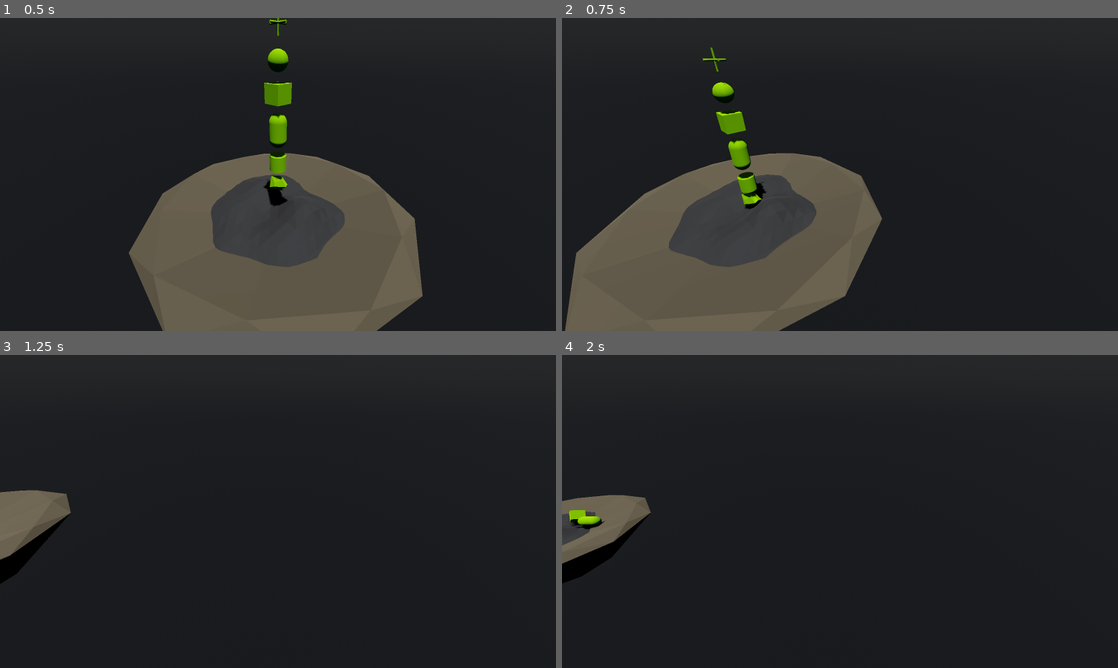
Above: before the commit, frames 1-4 (two rows, left to right).
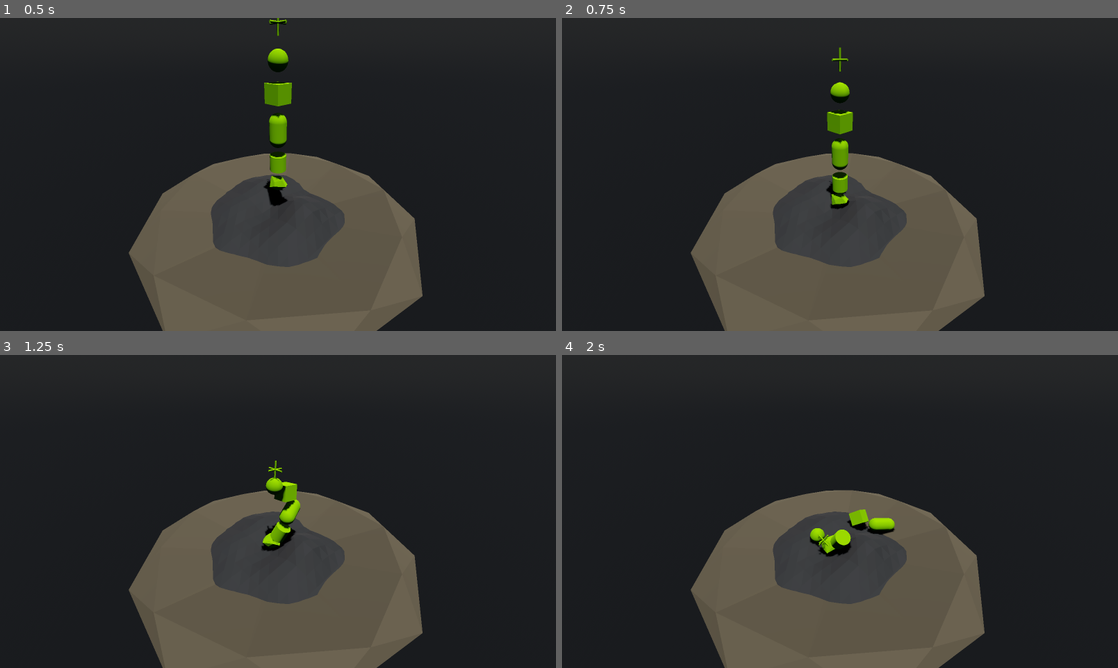
Above: after the commit, the same moments.

Repository: godot-jolt/godot-jolt
Game: Godot game, scene res://scenes/shapes/shapes.tscn
The game is run twice, just before and just after one commit, with the same random seed, the same clock (stepped at 60 frames per second) and the same inputs.
Inputs (mouse positions are in pixels of both pictures, inside the frame that each line leads up to):
- Up to frame 1 (0.5 s): no input
- Up to frame 2 (0.75 s): tap Enter at 0.5 s; move the mouse to (962, 158) at 0.52 s; hold D from 0.53 s (still down); hold Shift from 0.53 s (still down); click (962, 158) at 0.67 s
- Up to frame 3 (1.25 s): keep holding D; keep holding Shift
- Up to frame 4 (2 s): move the mouse to (728, 527) at 1.27 s; release D at 1.28 s; release Shift at 1.28 s; hold S from 1.28 s (still down); tap Alt at 1.35 s; click (728, 527) at 1.42 s

Frame 1 is identical in both runs. In frame 2, 30% of the frame differs, in the area x 0-76%, y 9-100%; in frame 3, 27%; in frame 4, 27%.
Error after the commit: Parse Error: Could not find type "JoltGeneric6DOFJoint3D" in the current scope. (res://scenes/common/scripts/free_look_camera.gd:33)

Commit message:
Added picking to examples camera

Diff:
--- a/examples/scenes/common/scripts/free_look_camera.gd
+++ b/examples/scenes/common/scripts/free_look_camera.gd
@@ -12,15 +12,59 @@
 @export_range(1.0, 2.0, 0.01, "or_greater", "exp")
 var speed_step_factor = 1.2
 
+@export_range(0.1, 1000.0, 0.1, "or_greater")
+var pick_reach = 1000.0
+
+@export_range(0.1, 100.0, 0.1, "or_greater", "exp")
+var pick_frequency = 5.0
+
+@export_range(1.0, 100.0, 0.1, "or_greater", "exp")
+var pick_damping = 1.0
+
+@export_range(2, 64, 1)
+var pick_iterations = 64
+
 var speed := initial_speed
 
-var target_position := position
+var picking := false
+var pick_depth := 0.0
+
+var pick_anchor: StaticBody3D
+var pick_joint: JoltGeneric6DOFJoint3D
+
+@onready var target_position := position
+
+func _ready():
+	pick_anchor = StaticBody3D.new()
+	pick_anchor.collision_layer = 0
+	pick_anchor.collision_mask = 0
+
+	pick_joint = JoltGeneric6DOFJoint3D.new()
+	pick_joint["solver_velocity_iterations"] = pick_iterations
+	pick_joint["solver_position_iterations"] = pick_iterations
+	pick_joint["linear_limit_spring_x/enabled"] = true
+	pick_joint["linear_limit_spring_y/enabled"] = true
+	pick_joint["linear_limit_spring_z/enabled"] = true
+	pick_joint["linear_limit_spring_x/frequency"] = pick_frequency
+	pick_joint["linear_limit_spring_y/frequency"] = pick_frequency
+	pick_joint["linear_limit_spring_z/frequency"] = pick_frequency
+	pick_joint["linear_limit_spring_x/damping"] = pick_damping
+	pick_joint["linear_limit_spring_y/damping"] = pick_damping
+	pick_joint["linear_limit_spring_z/damping"] = pick_damping
+
+	add_child(pick_anchor)
+	add_child(pick_joint)
 
 func _input(event: InputEvent):
 	if not current:
 		return
 
 	if event is InputEventMouseButton:
+		if event.button_index == MOUSE_BUTTON_LEFT:
+			if event.pressed:
+				_start_picking(event.position)
+			else:
+				_stop_picking()
 		if event.button_index == MOUSE_BUTTON_RIGHT:
 			if event.pressed:
 				Input.mouse_mode = Input.MOUSE_MODE_CAPTURED
@@ -35,6 +79,8 @@
 	elif event is InputEventMouseMotion:
 		if Input.mouse_mode == Input.MOUSE_MODE_CAPTURED:
 			_rotate_from_mouse(event.relative)
+		elif picking:
+			_move_pick(event.position)
 
 func _process(delta: float):
 	if not current:
@@ -57,6 +103,34 @@
 		target_position += basis.x * step
 
 	position = position.lerp(target_position, interpolation_speed * delta)
+
+func _start_picking(screen_pos: Vector2):
+	if picking:
+		return
+
+	var ray_from := global_position
+	var ray_to := project_position(screen_pos, pick_reach)
+	var ray_params := PhysicsRayQueryParameters3D.create(ray_from, ray_to)
+	var ray_hit := get_world_3d().direct_space_state.intersect_ray(ray_params)
+
+	if ray_hit and ray_hit.collider is RigidBody3D:
+		pick_anchor.global_position = ray_hit.position
+		pick_joint.global_position = ray_hit.position
+		pick_depth = global_position.distance_to(ray_hit.position)
+		pick_joint.node_a = pick_anchor.get_path()
+		pick_joint.node_b = ray_hit.collider.get_path()
+		picking = true
+
+func _move_pick(screen_pos: Vector2):
+	pick_anchor.global_position = project_position(screen_pos, pick_depth)
+
+func _stop_picking():
+	if not picking:
+		return
+
+	pick_joint.node_a = NodePath()
+	pick_joint.node_b = NodePath()
+	picking = false
 
 func _step_speed_up(factor: float = 1.0):
 	_scale_speed(1.0 + (speed_step_factor - 1.0) * factor)
